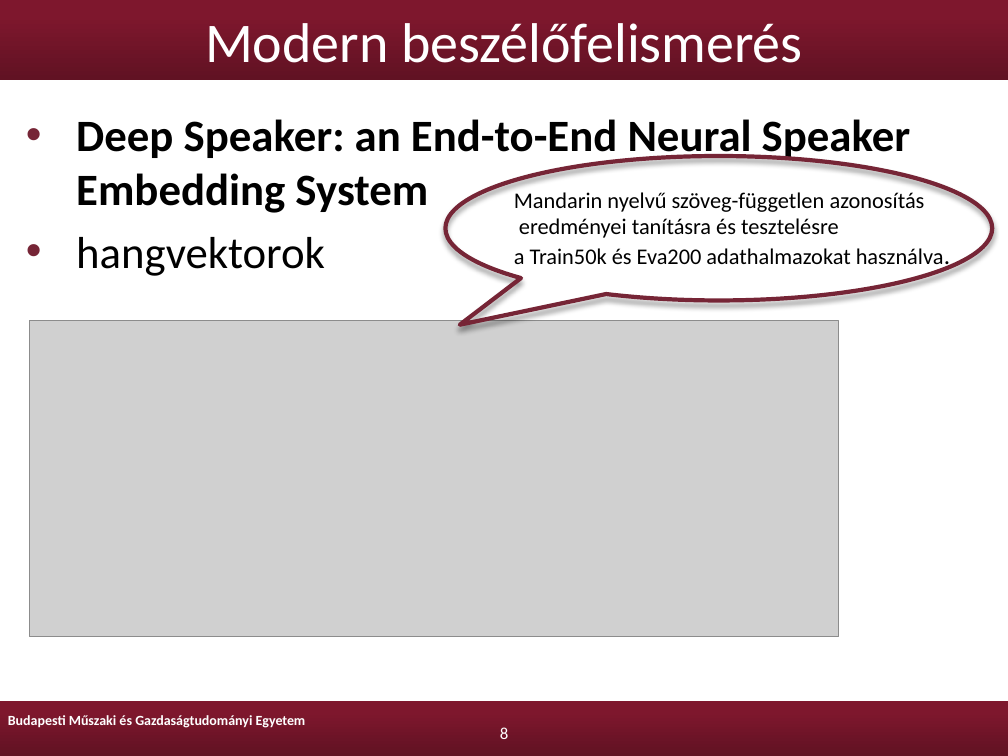
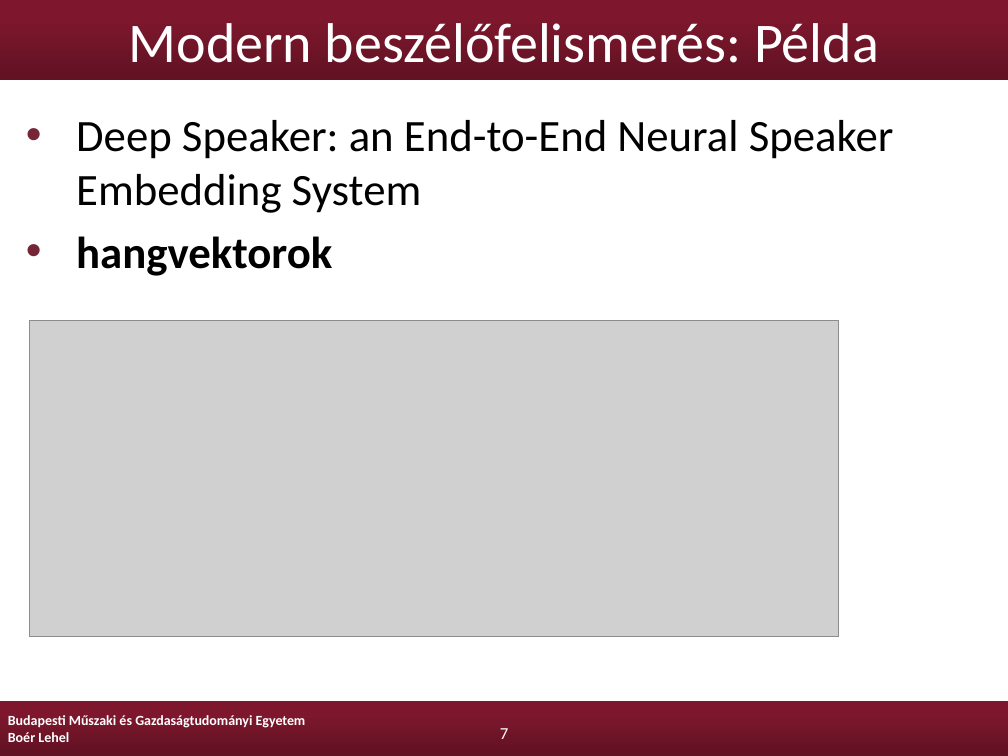
Before and after one commit to Lehel44/diploma, a slide deck: slide 7 of boer-lehel-msc-diplomaterv-prezentacio.pptx (slide 8 before the commit). Drawn at 1008x756 pixels with LibreOffice and Linux fonts; fonts in the diff are those of the drawing; grey boxes stand for pictures; background and template pictures are left out. Boxes give left, top, right and bottom in pixels: in the first picture for what was removed or moved away, otherwise in the second. Text is boxed around its words. In the diff, an @@ line names an element or a change of style, - is before the commit and + after.

```diff
--- a/boer-lehel-msc-diplomaterv-prezentacio.pptx
+++ b/boer-lehel-msc-diplomaterv-prezentacio.pptx
@@ text in rectangle at (129,23,879,63): text changed @@
-Modern beszélőfelismerés
+Modern beszélőfelismerés: Példa
@@ text "Deep Speaker: an End-to-End Neural ..." at (76,120,894,276): bold off in "Deep Speaker: an End-to-End Neural Speaker Embedding ..."; bold on in "hangvektorok" @@
@@ speech bubble removed at (446,156,992,300) @@
@@ text removed at (514,192,944,270) @@
-Mandarin nyelvű szöveg-független azonosítás
-eredményei tanításra és tesztelésre
-a Train50k és Eva200 adathalmazokat használva.
@@ text at (8,732,69,742): paragraph added @@
+Boér Lehel
@@ page number at (500,728,508,739): text changed @@
-8
+7
```
Also in this commit, not shown: 16 other slides changed, 1 slide added, 2 slides removed.
